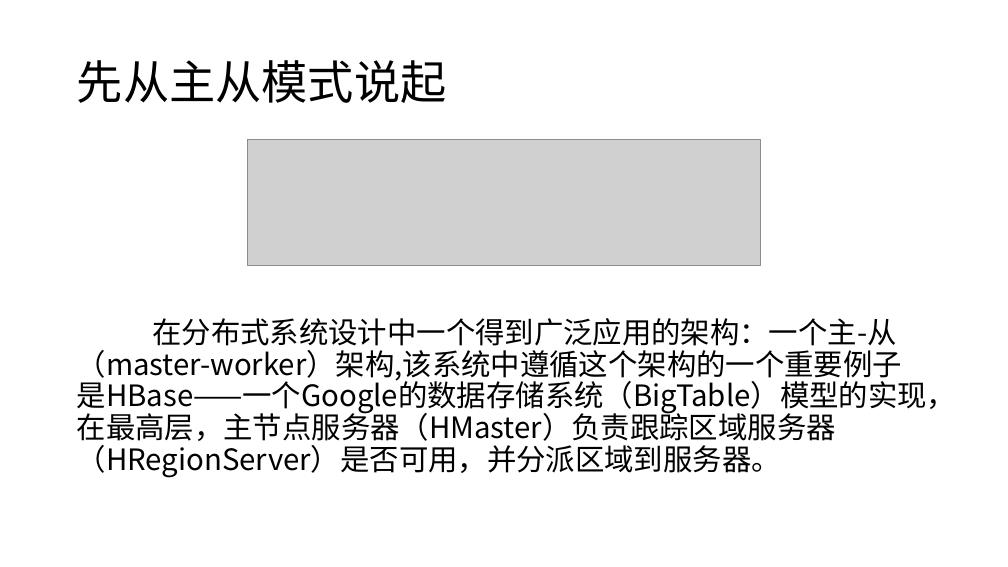
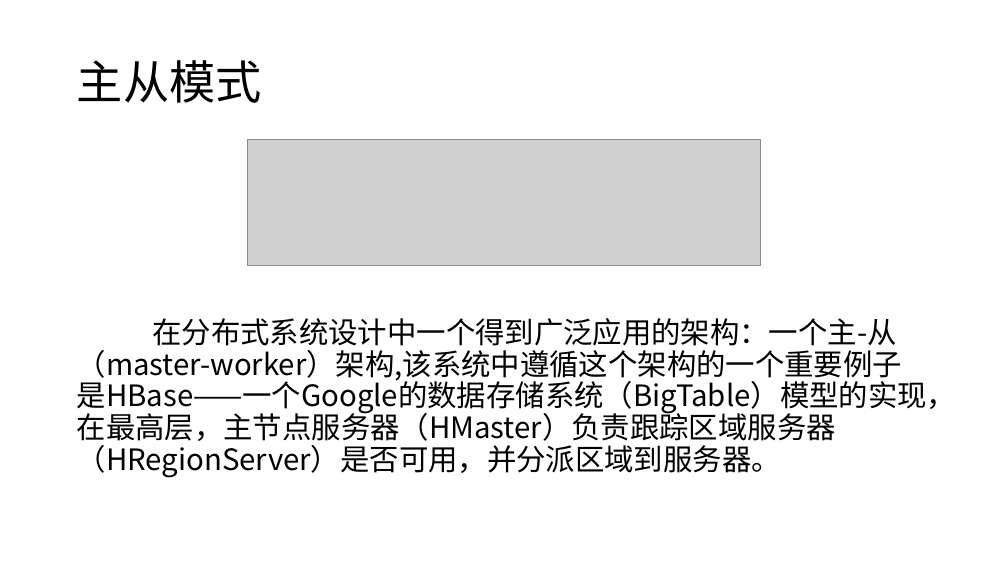
Before and after one commit to moxingwang/zookeeper, a slide deck: slide 5 of zookeeper.pptx (slide 6 before the commit). Drawn at 1008x567 pixels with LibreOffice and Linux fonts; fonts in the diff are those of the drawing; grey boxes stand for pictures. Boxes give left, top, right and bottom in pixels: in the first picture for what was removed or moved away, otherwise in the second. Text is boxed around its words. In the diff, an @@ line names an element or a change of style, - is before the commit and + after.

```diff
--- a/zookeeper.pptx
+++ b/zookeeper.pptx
@@ title at bbox=[77, 60, 262, 103]: text changed @@
-先从主从模式说起
+主从模式
```
Also in this commit, not shown: 1 other slide changed, 1 slide removed.
